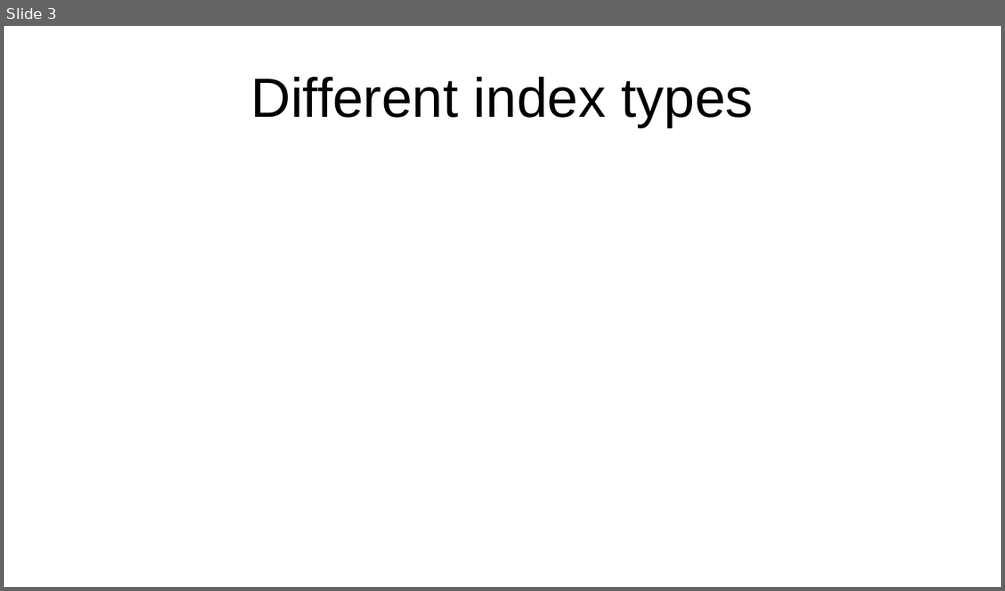
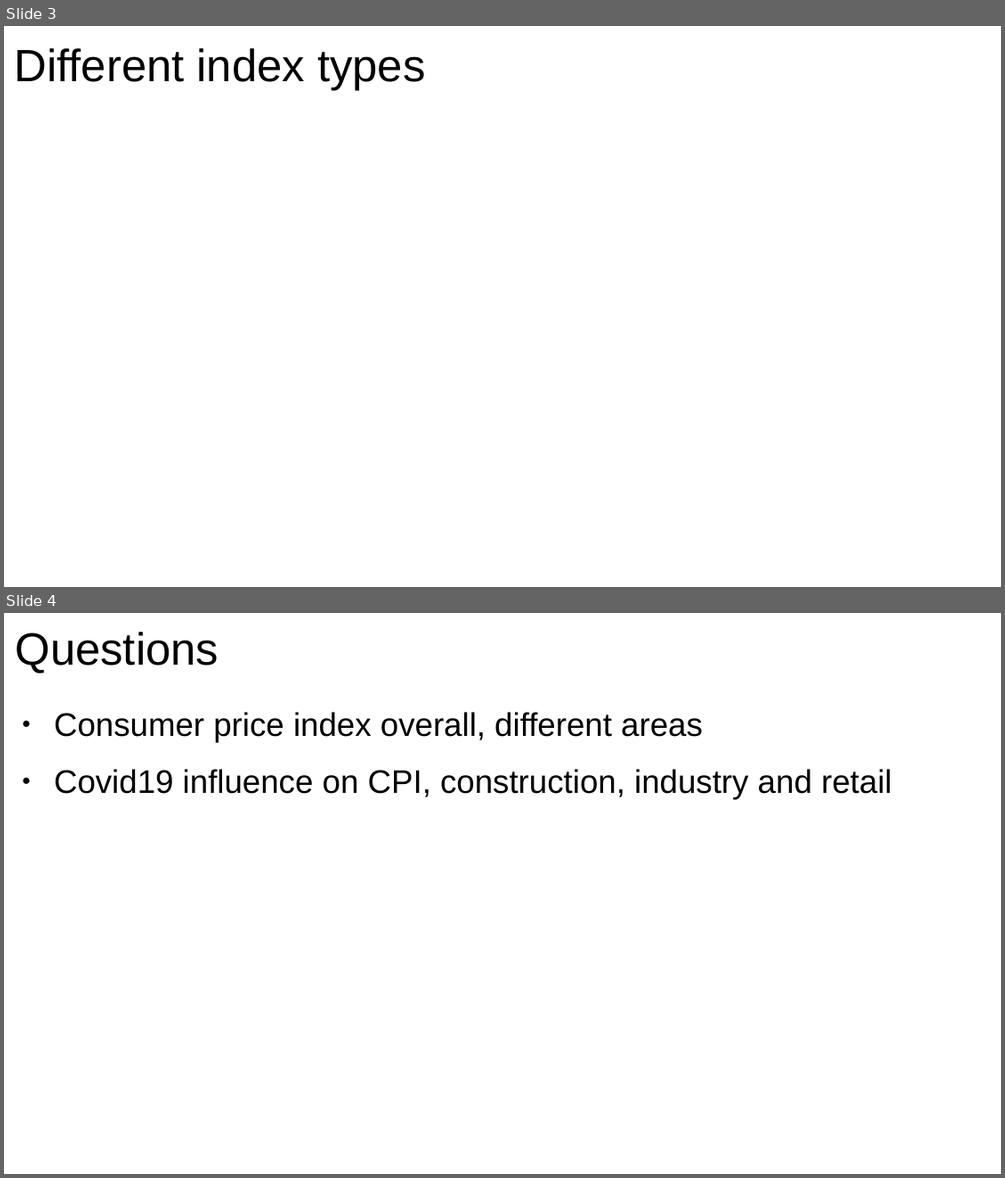
Before and after one commit to xdxdhh/czech_economy_analysis, a slide deck: presentation.odp. Shown one above the other, each under a label of ours: slide 3 before the commit, slides 3 and 4 after it. The pictures are 1005x591 and 1005x1178 pixels, drawn with LibreOffice and Linux fonts; fonts in the diff are those of the drawing. Boxes give left, top, right and bottom in pixels: in the first picture for what was removed or moved away, otherwise in the second. Text is boxed around its words. In the diff, an @@ line names an element or a change of style, - is before the commit and + after.

```diff
--- a/presentation.odp
+++ b/presentation.odp
@@ slide 4 added at (x1=4, y1=613, x2=1001, y2=1174), background #FFFFFF @@
@@ title added at (x1=16, y1=632, x2=219, y2=674), 36 pt, text #000000 @@
+Questions
@@ text added at (x1=54, y1=712, x2=892, y2=799), 26 pt, text #000000 @@
+● Consumer price index overall, different areas
+● Covid19 influence on CPI, construction, industry and retail
@@ slide 3 changed as well @@
@@ title "Different index types" moved from (x1=251, y1=77, x2=752, y2=127) to (x1=15, y1=48, x2=425, y2=91) @@
@@ title "Different index types" at (x1=15, y1=48, x2=425, y2=91): size 44 to 36 pt @@
```
Also in this commit, not shown: 1 other slide changed, 10 other slides added, 1 slide removed, 17 other files.
